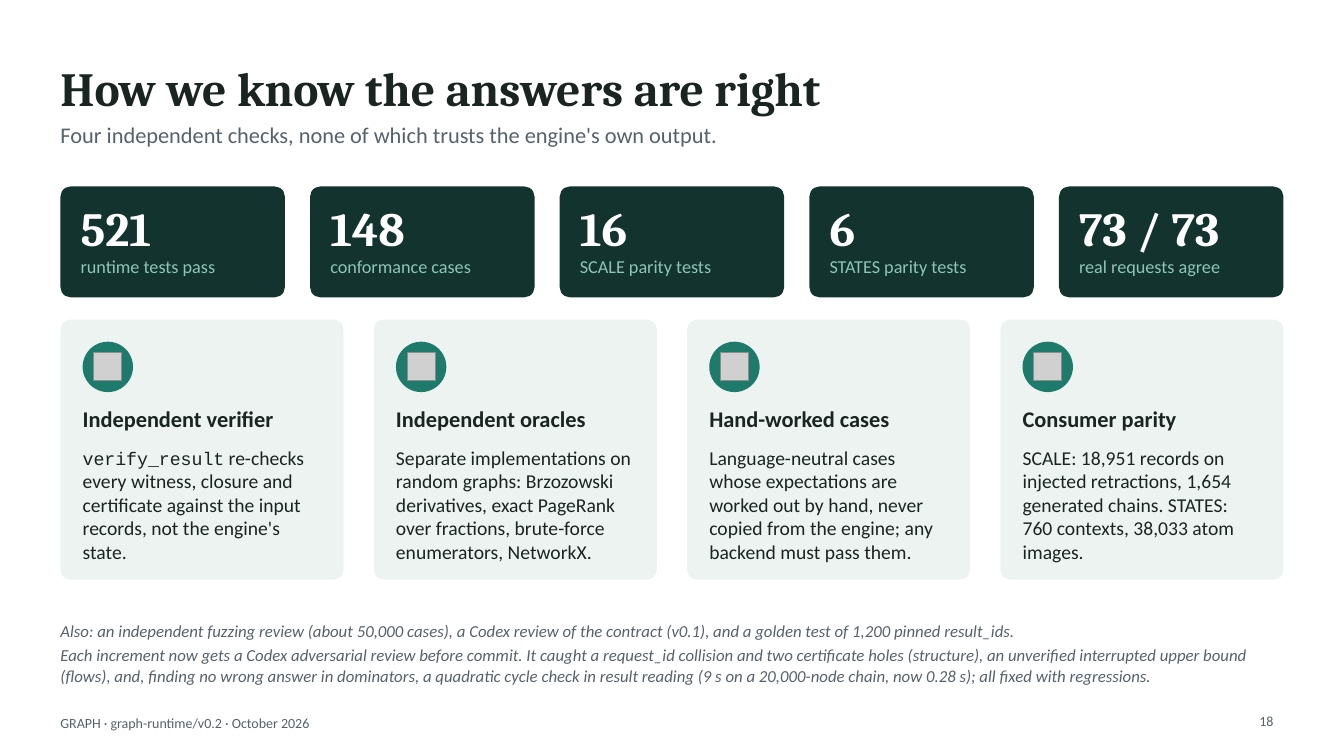
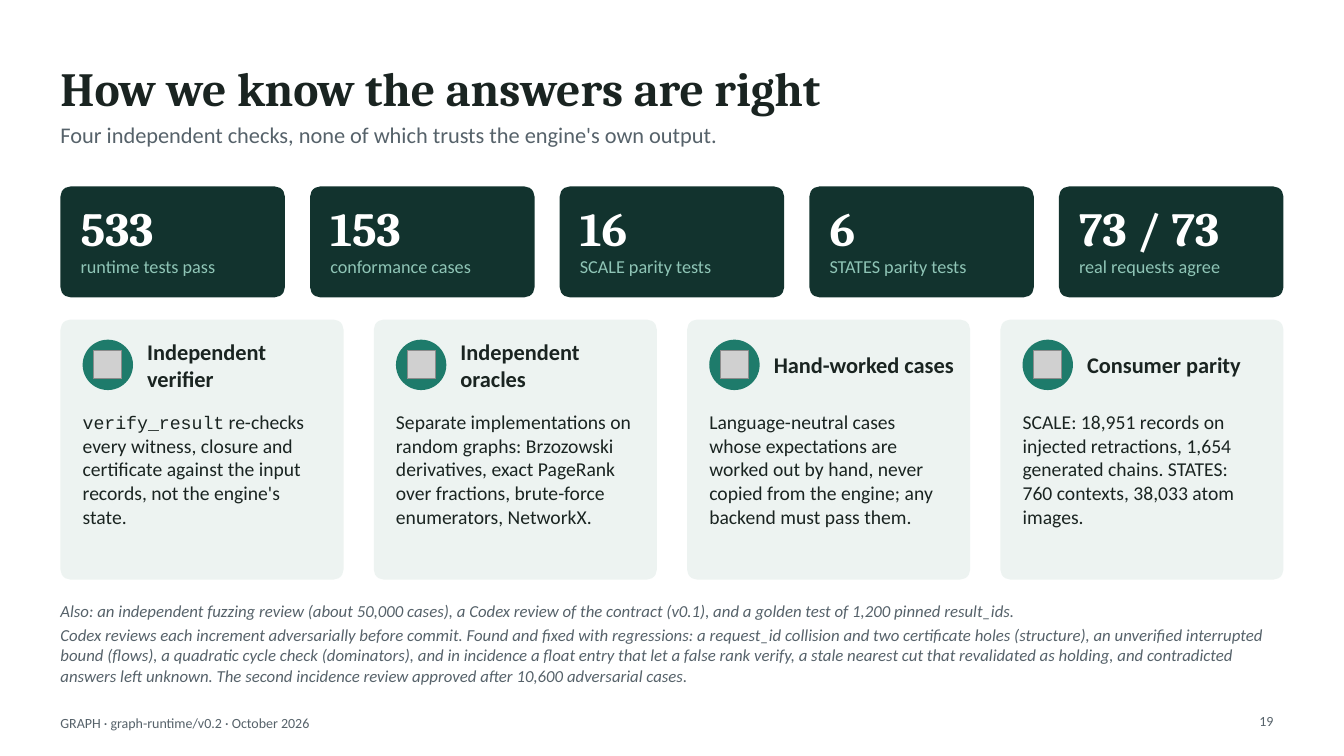
Before and after one commit to hlxin/graph, a slide deck: slide 19 of docs/GRAPH_slides.pptx (slide 18 before the commit). Drawn at 1344x756 pixels with LibreOffice and Linux fonts; fonts in the diff are those of the drawing; grey boxes stand for pictures. Boxes give left, top, right and bottom in pixels: in the first picture for what was removed or moved away, otherwise in the second. Text is boxed around its words. In the diff, an @@ line names an element or a change of style, - is before the commit and + after.

```diff
--- a/docs/GRAPH_slides.pptx
+++ b/docs/GRAPH_slides.pptx
@@ text at <box>81,213,154,247</box>: text changed @@
-521
+533
@@ text at <box>330,213,401,247</box>: text changed @@
-148
+153
@@ text "Independent verifier": place and size @@
-text "Independent verifier" at <box>83,411,274,431</box>
+text "Independent verifier" at <box>147,344,266,387</box>
@@ vertical alignment top to middle in 4 elements at <box>147,344,266,387</box>, <box>774,357,953,373</box>, <box>1087,357,1241,377</box>, <box>460,344,579,387</box> @@
@@ text "Independent oracles": place and size @@
-text "Independent oracles" at <box>396,411,585,431</box>
+text "Independent oracles" at <box>460,344,579,387</box>
@@ text "Hand-worked cases": place and size @@
-text "Hand-worked cases" at <box>709,411,889,427</box>
+text "Hand-worked cases" at <box>774,357,953,373</box>
@@ text "Consumer parity": place and size @@
-text "Consumer parity" at <box>1023,411,1177,431</box>
+text "Consumer parity" at <box>1087,357,1241,377</box>
@@ text "verify_result re-checks every witness, closure ...": place and size @@
-text "verify_result re-checks every witness, closure ..." at <box>83,451,304,559</box>
+text "verify_result re-checks every witness, closure ..." at <box>83,415,304,524</box>
@@ text "Separate implementations on random graphs: ...": place and size @@
-text "Separate implementations on random graphs: ..." at <box>396,451,631,561</box>
+text "Separate implementations on random graphs: ..." at <box>396,415,631,526</box>
@@ text "Language-neutral cases whose expectations are ...": place and size @@
-text "Language-neutral cases whose expectations are ..." at <box>709,451,933,562</box>
+text "Language-neutral cases whose expectations are ..." at <box>709,415,933,527</box>
@@ text "SCALE: 18,951 records on injected ...": place and size @@
-text "SCALE: 18,951 records on injected ..." at <box>1023,451,1234,563</box>
+text "SCALE: 18,951 records on injected ..." at <box>1023,415,1234,528</box>
@@ text at <box>60,629,1263,685</box>: text changed @@
-Each increment now gets a Codex adversarial review before commit. It caught a request_id collision and two certificate holes (structure), an unverified interrupted upper bound (flows), and, finding no wrong answer in dominators, a quadratic cycle check in result reading (9 s on a 20,000-node chain, now 0.28 s); all fixed with regressions.
+Codex reviews each increment adversarially before commit. Found and fixed with regressions: a request_id collision and two certificate holes (structure), an unverified interrupted bound (flows), a quadratic cycle check (dominators), and in incidence a float entry that let a false rank verify, a stale nearest cut that revalidated as holding, and contradicted answers left unknown. The second incidence review approved after 10,600 adversarial cases.
@@ page number at <box>1259,717,1273,726</box>: text changed @@
-18
+19
```
Also in this commit, not shown: 9 other slides changed, 1 slide added, 3 other files.
